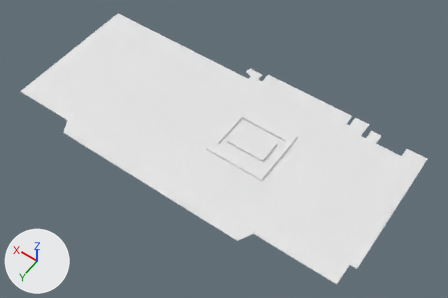
The Blender file Refrences/ImanIrNejad/PCB.blend, before and after one commit.
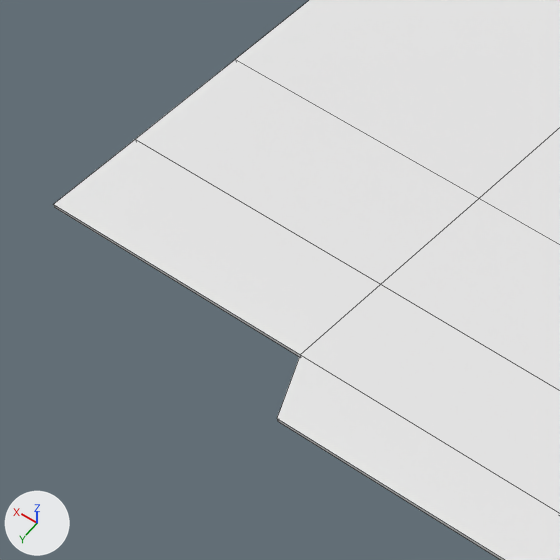
Old and new are each drawn whole from a 50 mm lens placed at (-9.8, 22.6, 32.8), pointed at (5.4, 1.2, -0.7) and again close up on the part from 2% to 26% of the width and 18% to 54% of the height. Arrows for +X, +Y and +Z are at lower left; the lights stay in place. The close-ups show mesh edges as thin lines.

The first close-up shows 'PCB'.
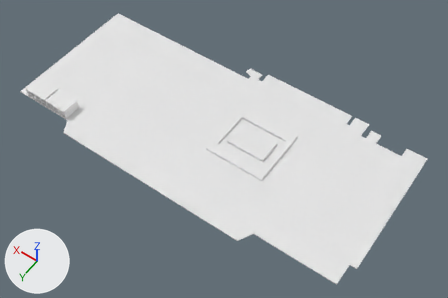
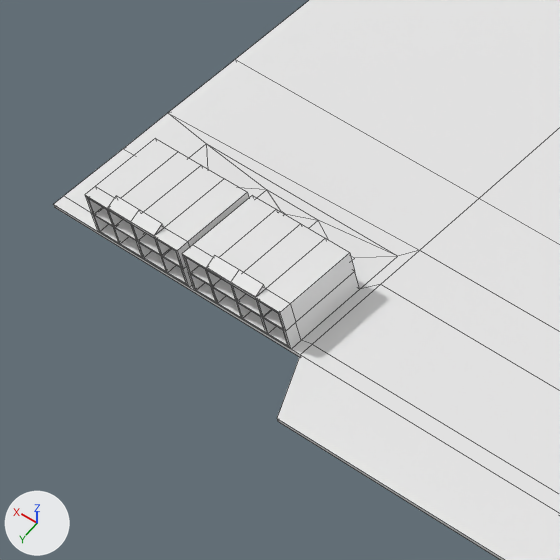
Commit message: Add PWR Connector

Where the change shows, as pixel boxes [x1, y1, x2, y2] in the close-ups (560 x 560 px):
part 1 of me_pcb, built on: [62, 100, 560, 497] in both

The edits, one by one:
me_pcb is used by ob_pcb; location (7.12, 0.64, 0.0); scale (1.3, 0.53, 0.53).
me_pcb had 204 vertices, 202 faces and spanned x -10.4..10.0, y -12.3..11.8, z -0.1..0.3.
me_pcb now has 500 vertices, 493 faces and spans x -10.4..10.0, y -12.3..11.8, z -0.1..1.6.
Part 1, on me_pcb:
1 vertex is removed from x 10.0, y 7.1, z 0.0.
51 faces are deleted.
219 vertices are added at x -5.1..10.0, y 5.6..10.0, z -0.1..1.6.
24 new vertices lie (0.0, -0.4, 0.0) away from vertices in x -10.0..10.0, y 10.0, z -0.1..0.0.
21 new vertices lie (0.0, -1.5, 0.0) away from vertices in x -10.4..10.0, y 7.1, z -0.1..0.0.
10 new vertices lie (0.4, 0.0, 0.0) away from vertices in x 6.8..8.6, y 7.5..10.0, z 0.0..1.6.
8 new vertices lie (-0.4, 0.0, 0.0) away from vertices in x -0.2..9.0, y 5.6..10.0, z -0.1..1.6.
8 new vertices lie (0.0, 2.1, 0.0) away from vertices in x 6.5..9.3, y 7.5, z 0.0..0.7.
7 new vertices lie (0.0, -2.1, 0.0) away from vertices in x 6.8..10.0, y 9.6..10.0, z 0.0..1.3.
342 new faces join them.
